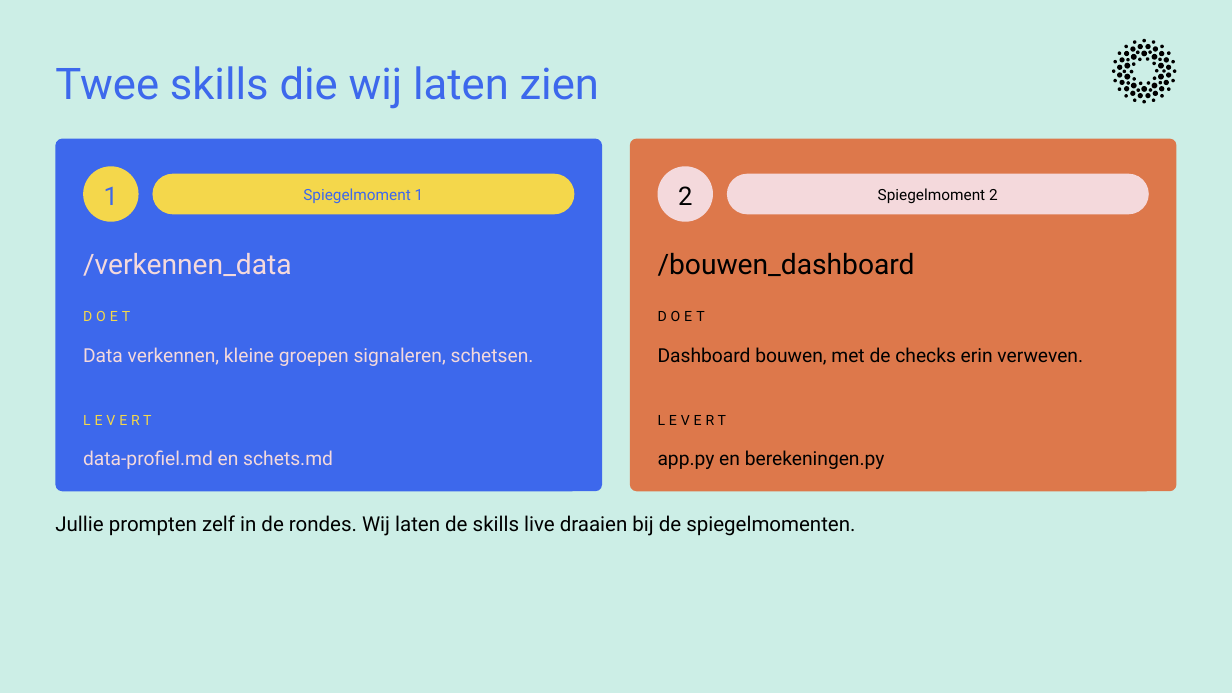
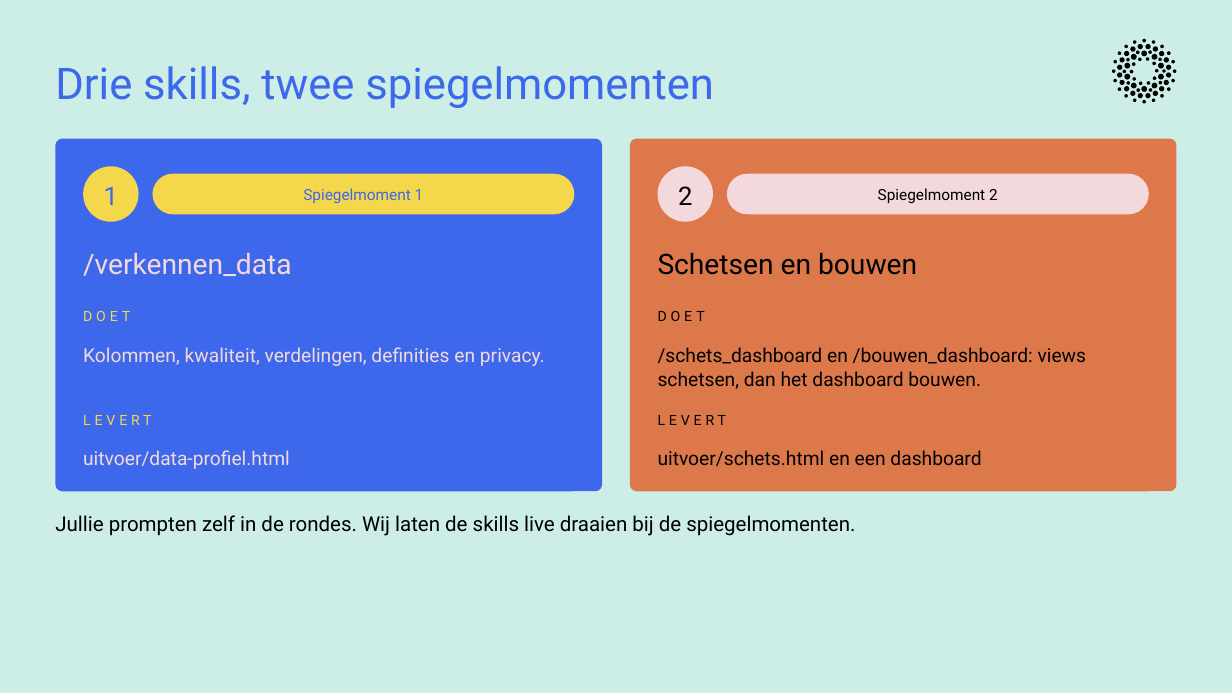
Before and after one commit to cedanl/clidev-presentaties, a slide deck: slide 13 of exports/261005_workshop_rad_uitvoering.pptx (slide 9 before the commit). Drawn at 1232x693 pixels with LibreOffice and Linux fonts; fonts in the diff are those of the drawing. Boxes give left, top, right and bottom in pixels: in the first picture for what was removed or moved away, otherwise in the second. Text is boxed around its words. In the diff, an @@ line names an element or a change of style, - is before the commit and + after.

```diff
--- a/exports/261005_workshop_rad_uitvoering.pptx
+++ b/exports/261005_workshop_rad_uitvoering.pptx
@@ text at [55,66,714,108]: text changed @@
-Twee skills die wij laten zien
+Drie skills, twee spiegelmomenten
@@ text at [658,253,917,275]: text changed @@
-/bouwen_dashboard
+Schetsen en bouwen
@@ text at [83,347,545,366]: text changed @@
-Data verkennen, kleine groepen signaleren, schetsen.
+Kolommen, kwaliteit, verdelingen, definities en privacy.
@@ text at [658,347,1087,389]: text changed @@
-Dashboard bouwen, met de checks erin verweven.
+/schets_dashboard en /bouwen_dashboard: views schetsen, dan het dashboard bouwen.
@@ text at [83,450,290,469]: text changed @@
-data-profiel.md en schets.md
+uitvoer/data-profiel.html
@@ text at [658,450,981,466]: text changed @@
-app.py en berekeningen.py
+uitvoer/schets.html en een dashboard
```
Also in this commit, not shown: 12 other slides changed, 10 slides added, 2 slides removed, 1 other file.
